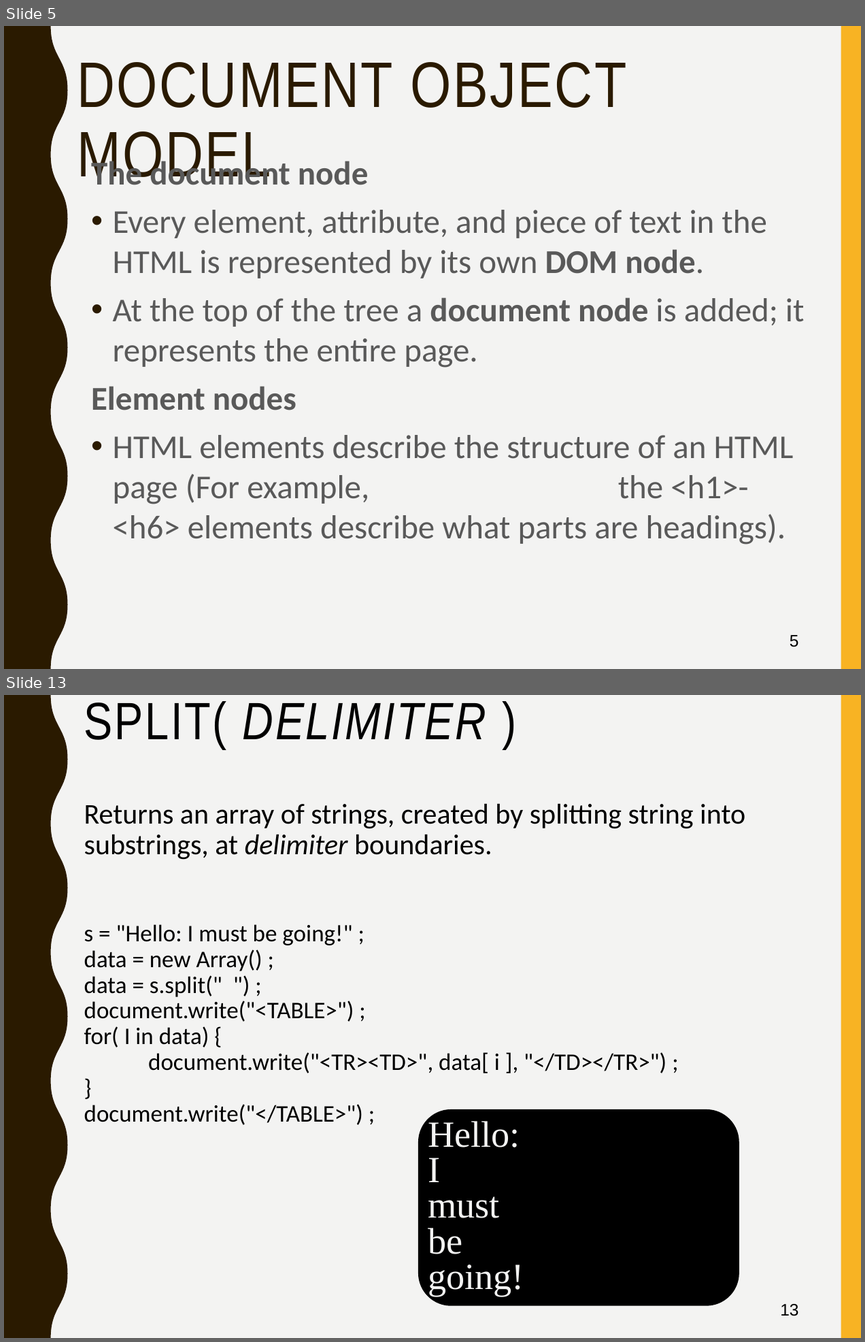
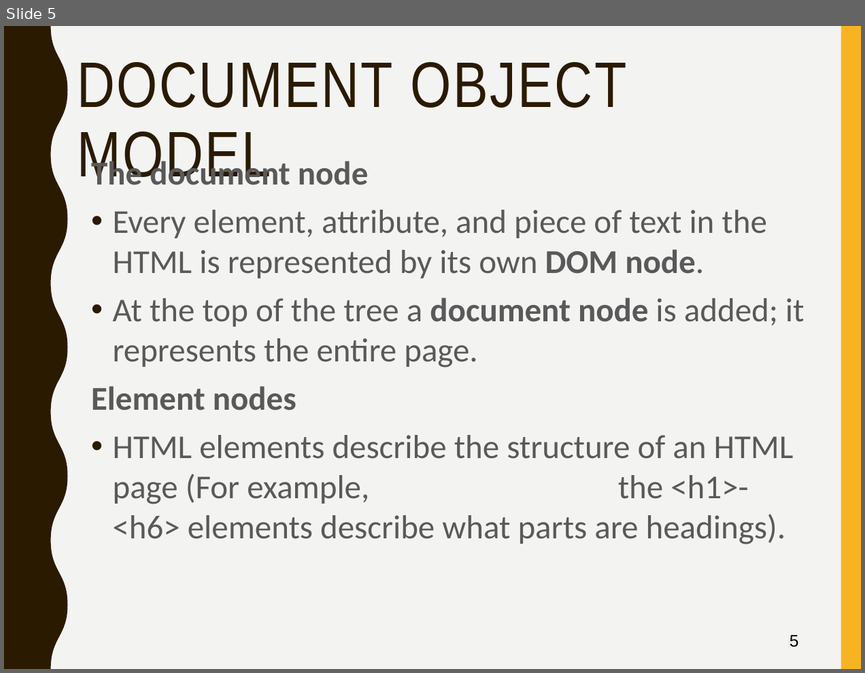
Before and after one commit to mlyngweb1/Website-Development-2-src, a slide deck: topic-04-JavaScript-3/talk-1/talk-1.pptx. Shown one above the other, each under a label of ours: slides 5 and 13 before the commit, slide 5 after it; the slides between them are not shown. The pictures are 865x1342 and 865x673 pixels, drawn with LibreOffice and Linux fonts; fonts in the diff are those of the drawing. Boxes give left, top, right and bottom in pixels: in the first picture for what was removed or moved away, otherwise in the second. Text is boxed around its words. In the diff, an @@ line names an element or a change of style, - is before the commit and + after.

```diff
--- a/topic-04-JavaScript-3/talk-1/talk-1.pptx
+++ b/topic-04-JavaScript-3/talk-1/talk-1.pptx
@@ slide 13 removed at (4,695,861,1338), background #F3F3F2; not listed: 2 template elements that a slide beside it also shows @@
@@ title removed at (84,701,486,749) @@
-SPLIT( DELIMITER )
@@ text removed at (84,803,745,1125) @@
-Returns an array of strings, created by splitting string into substrings, at delimiter boundaries.
-s = "Hello: I must be going!" ;
-data = new Array() ;
-data = s.split(" ") ;
-document.write("<TABLE>") ;
-for( I in data) {
-document.write("<TR><TD>", data[ i ], "</TD></TR>") ;
-}
-document.write("</TABLE>") ;
@@ rounded rectangle removed at (418,1109,738,1305) @@
-Hello:
-I
-must
-be
-going!
@@ page number removed at (780,1304,798,1316) @@
-13
```
Also in this commit, not shown: 4 slides changed, 20 slides added, 40 other slides removed, 18 other files.
